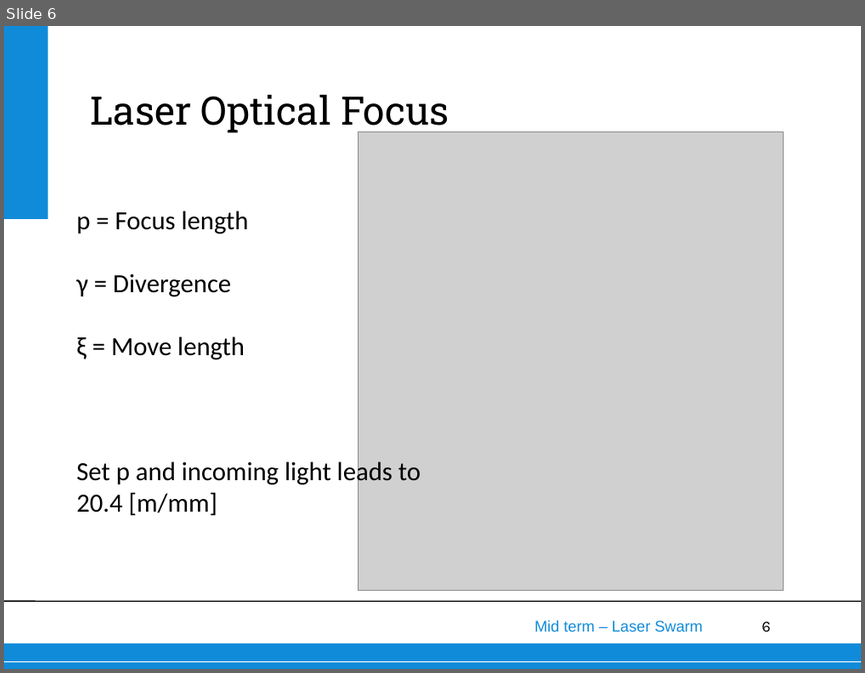
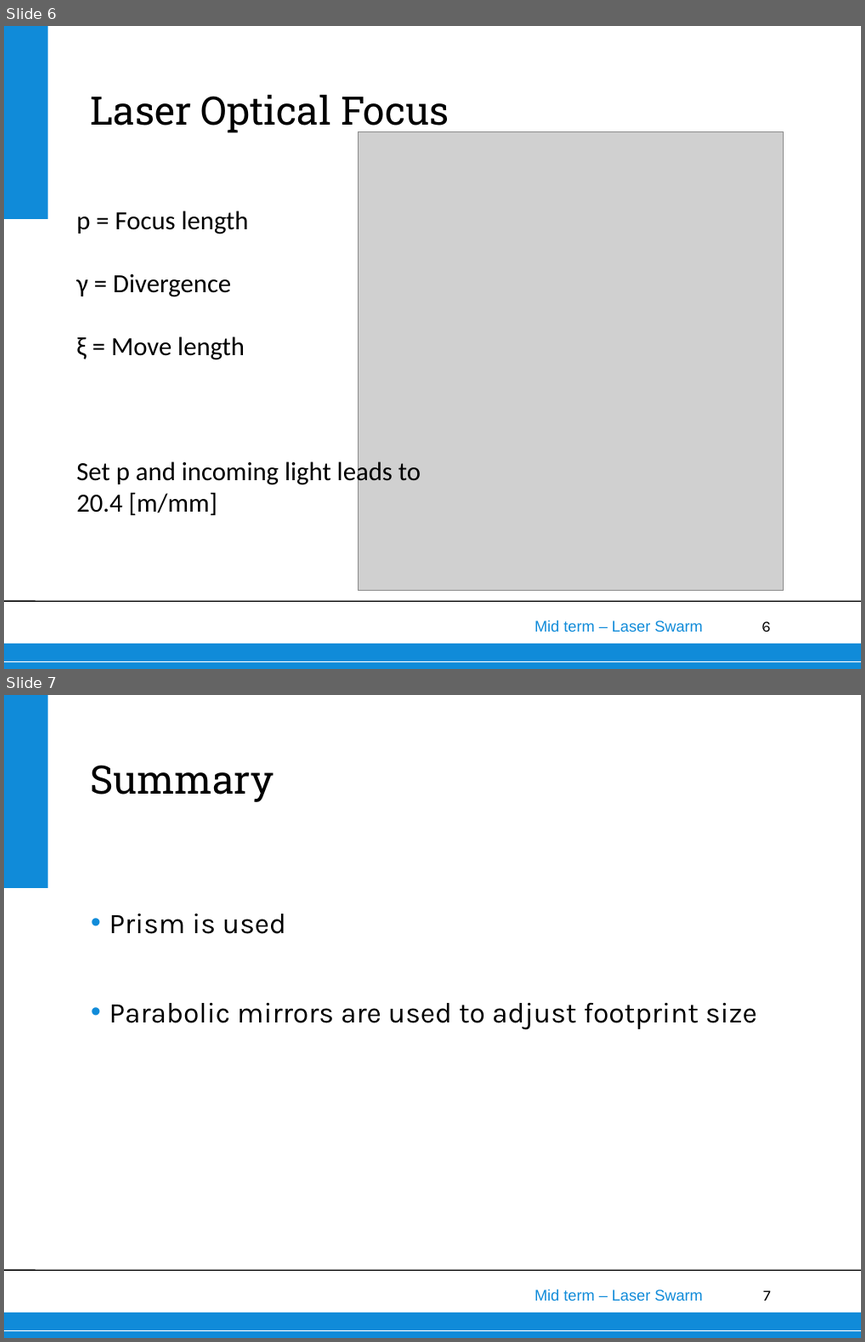
Before and after one commit to thewisenerd/laser-swarm, a slide deck: finalPresentation/subsections/FR_Zhuan.ppt. Shown one above the other, each under a label of ours: slide 6 before the commit, slides 6 and 7 after it. The pictures are 865x673 and 865x1342 pixels, drawn with LibreOffice and Linux fonts; fonts in the diff are those of the drawing; grey boxes stand for pictures; background and template pictures are left out. Boxes give left, top, right and bottom in pixels: in the first picture for what was removed or moved away, otherwise in the second. Text is boxed around its words. In the diff, an @@ line names an element or a change of style, - is before the commit and + after.

```diff
--- a/finalPresentation/subsections/FR_Zhuan.ppt
+++ b/finalPresentation/subsections/FR_Zhuan.ppt
@@ slide 7 added at (x1=4, y1=695, x2=861, y2=1338), background #FFFFFF; not listed: 6 template elements that a slide beside it also shows @@
@@ title added at (x1=90, y1=765, x2=273, y2=802), 33 pt, text #000000 @@
+Summary
@@ text added at (x1=109, y1=913, x2=757, y2=1030), 24 pt, text #000000 @@
+• Prism is used
+• Parabolic mirrors are used to adjust footprint size
```
Also in this commit, not shown: 1 slide changed.
